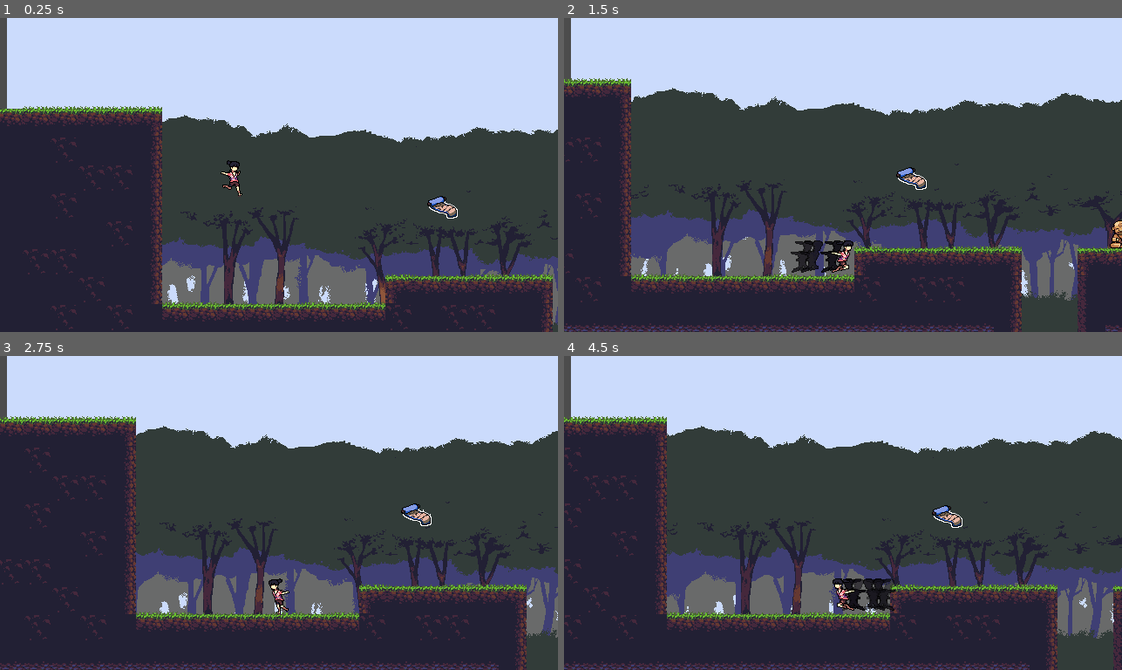
Above: before the commit, frames 1-4 (two rows, left to right).
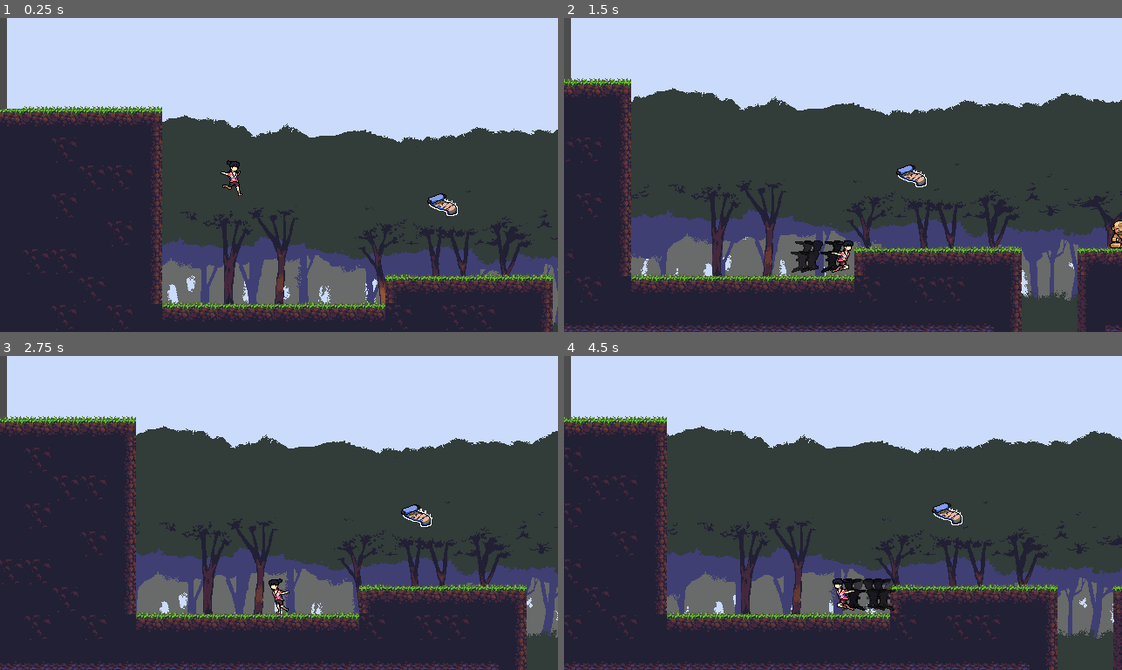
Above: after the commit, the same moments.

Repository: marcelo-lemos/Softwarrior
Game: Godot game, scene res://Nodes/Stages/Stage1.tscn
Two runs of this game, one before a commit and one after it. Both use one fixed random seed, a clock stepped at 60 frames per second and the inputs below. This scene is started directly instead of the project's main scene. Sound files missing from this copy of the repository are replaced by a short silence.
Inputs:
- Up to frame 1 (0.25 s): no input
- Up to frame 2 (1.5 s): tap Enter (ui_accept) at 0.5 s; hold X (attack) 0.53-1.28 s; hold Right (ui_right) from 0.53 s (still down); tap Z (jump) at 0.77 s; tap C (dash) at 1.35 s
- Up to frame 3 (2.75 s): tap Z (jump) at 1.52 s; release Right (ui_right) at 2.03 s; hold Left (ui_left) from 2.03 s (still down); hold X (attack) from 2.03 s (still down)
- Up to frame 4 (4.5 s): release Left (ui_left) at 2.78 s; release X (attack) at 2.78 s; hold Right (ui_right) 2.78-4.28 s; tap C (dash) at 2.85, 4.35 s; tap Z (jump) at 3.02, 3.77 s; hold X (attack) 3.53-4.28 s; hold Left (ui_left) from 4.28 s (still down)

The runs differ from the first frame. In frame 1, 0.2% of the frame differs, in the area x 76-83%, y 55-64%; in frame 2, 0.2%; in frame 3, 0.1%; in frame 4, 0.2%.

Commit message:
Add sound effects for collectable and checkpoint

Diff:
--- a/game/Nodes/Collectables/Collectable.tscn
+++ b/game/Nodes/Collectables/Collectable.tscn
@@ -17,8 +17,9 @@
 [ext_resource path="res://Assets/Sprites/Scroll/ScrollPickup8.png" type="Texture" id=15]
 [ext_resource path="res://Assets/Sprites/Scroll/ScrollPickup9.png" type="Texture" id=16]
 [ext_resource path="res://Assets/Sprites/Scroll/ScrollPickup10.png" type="Texture" id=17]
+[ext_resource path="res://Assets/Sound Effects/ItemGetSoundEffect.wav" type="AudioStream" id=18]
 
-[sub_resource type="CircleShape2D" id=3]
+[sub_resource type="CircleShape2D" id=1]
 radius = 15.9704
 
 [sub_resource type="SpriteFrames" id=2]
@@ -42,13 +43,17 @@
 }
 
 [node name="CollisionShape2D" type="CollisionShape2D" parent="."]
-shape = SubResource( 3 )
+shape = SubResource( 1 )
 
 [node name="Sprite" type="AnimatedSprite" parent="."]
 frames = SubResource( 2 )
 animation = "Default"
-frame = 1
+frame = 4
 playing = true
+
+[node name="AudioStreamPlayer" type="AudioStreamPlayer" parent="."]
+stream = ExtResource( 18 )
 
 [connection signal="body_entered" from="." to="." method="_on_Area2D_body_entered"]
 [connection signal="animation_finished" from="Sprite" to="." method="_on_Sprite_animation_finished"]
+[connection signal="finished" from="AudioStreamPlayer" to="." method="_on_AudioStreamPlayer_finished"]
--- a/game/Nodes/Stages/Checkpoint.gd
+++ b/game/Nodes/Stages/Checkpoint.gd
@@ -10,6 +10,7 @@
 	if active == false:
 		active = true
 		$Sprite.play("Activation")
+		$AudioStreamPlayer.play()
 		emit_signal("activate_checkpoint",self)
 
 func _on_Sprite_animation_finished():
--- a/game/Nodes/Stages/Checkpoint.tscn
+++ b/game/Nodes/Stages/Checkpoint.tscn
@@ -12,6 +12,7 @@
 [ext_resource path="res://Assets/Sprites/Checkpoint/CheckPointActive3.png" type="Texture" id=10]
 [ext_resource path="res://Assets/Sprites/Checkpoint/CheckPointActive4.png" type="Texture" id=11]
 [ext_resource path="res://Assets/Sprites/Checkpoint/CheckPointActive5.png" type="Texture" id=12]
+[ext_resource path="res://Assets/Sound Effects/CheckPointSoundEffect.wav" type="AudioStream" id=13]
 
 [sub_resource type="SpriteFrames" id=1]
 animations = [ {
@@ -54,5 +55,8 @@
 [node name="RespawnPosition" type="Position2D" parent="."]
 position = Vector2( -0.214638, 18.4591 )
 
+[node name="AudioStreamPlayer" type="AudioStreamPlayer" parent="."]
+stream = ExtResource( 13 )
+
 [connection signal="body_entered" from="." to="." method="_on_Checkpoint_body_entered"]
 [connection signal="animation_finished" from="Sprite" to="." method="_on_Sprite_animation_finished"]
--- a/game/Nodes/Stages/Collect.gd
+++ b/game/Nodes/Stages/Collect.gd
@@ -15,9 +15,13 @@
 
 func _on_Area2D_body_entered(body):
 	emit_signal("collected")
+	$AudioStreamPlayer.play()
 	$Sprite.play("OnPickup")
 	$CollisionShape2D.set_deferred("disabled",true)
 
 func _on_Sprite_animation_finished():
-	if $Sprite.animation == "OnPickup":
-		queue_free()
+	pass
+
+
+func _on_AudioStreamPlayer_finished():
+	queue_free()
--- a/game/Nodes/UI/TitleScreen.tscn
+++ b/game/Nodes/UI/TitleScreen.tscn
@@ -98,7 +98,6 @@
 [node name="Arvore" type="AnimatedSprite" parent="."]
 z_index = 3
 frames = SubResource( 1 )
-frame = 3
 playing = true
 centered = false
 
Not shown, added: game/Assets/Sound Effects/CheckPointSoundEffect.wav.import
Not shown, added: game/Assets/Sound Effects/ItemGetSoundEffect.wav.import
Not shown: 1 places in game/Nodes/Collectables/Collectable.tscn that only renumber resources
Not shown: 1 places in game/Nodes/Stages/Checkpoint.tscn that only renumber resources
Not shown, added: game/Assets/Sound Effects/CheckPointSoundEffect.wav
Not shown, added: game/Assets/Sound Effects/ItemGetSoundEffect.wav
